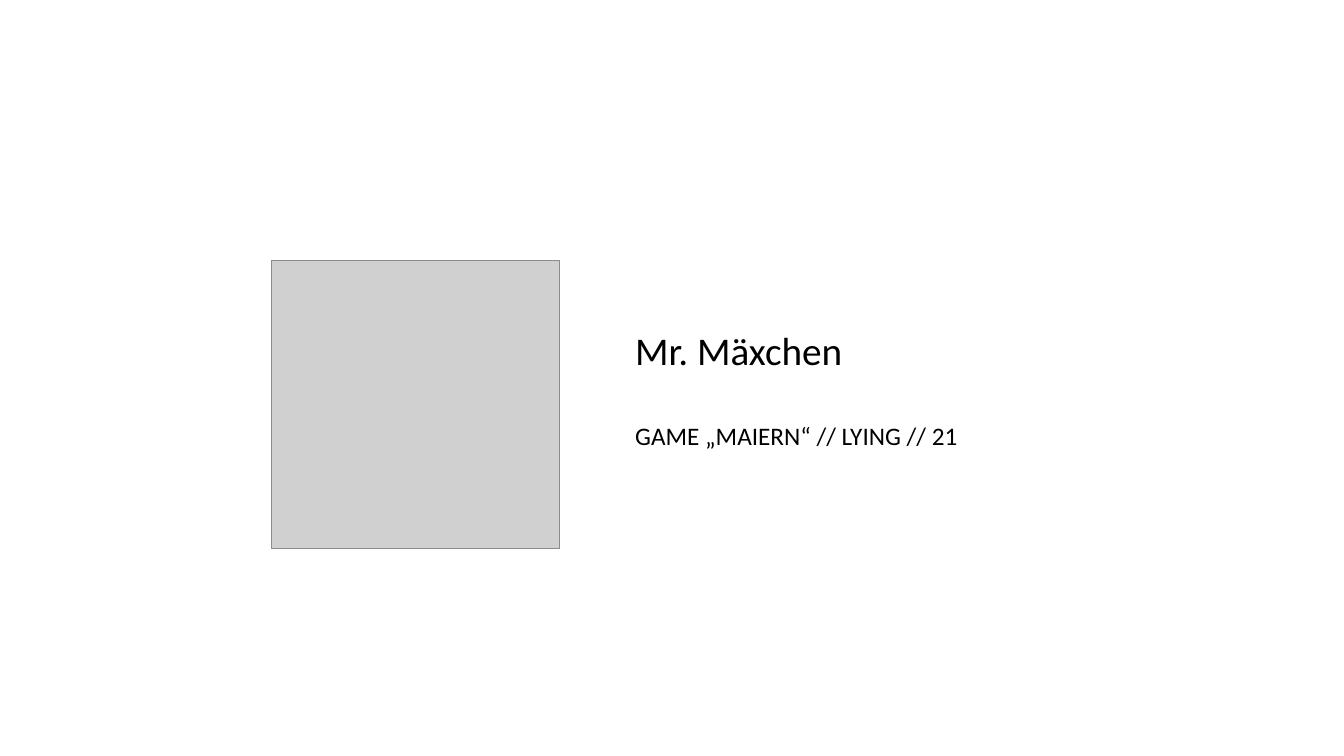
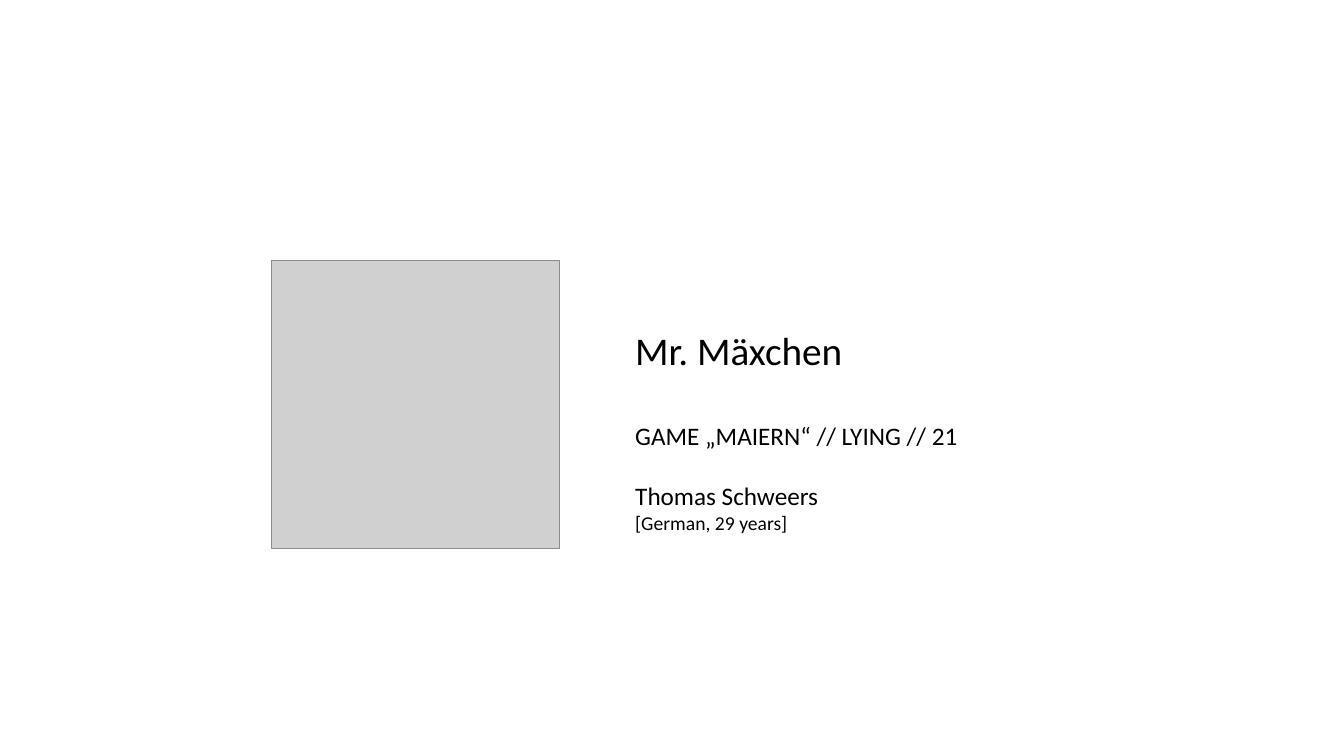
Before and after one commit to t4ms/06Project1-Maexchen, a slide deck: slide 1 of 01Presentation/Modul1-Project-Mr.Mäxchen.pptx. Drawn at 1344x756 pixels with LibreOffice and Linux fonts; fonts in the diff are those of the drawing; grey boxes stand for pictures. Boxes give left, top, right and bottom in pixels: in the first picture for what was removed or moved away, otherwise in the second. Text is boxed around its words. In the diff, an @@ line names an element or a change of style, - is before the commit and + after.

```diff
--- a/01Presentation/Modul1-Project-Mr.Mäxchen.pptx
+++ b/01Presentation/Modul1-Project-Mr.Mäxchen.pptx
@@ text at [635,487,818,533]: paragraphs added @@
+Thomas Schweers
+[German, 29 years]
```
Also in this commit, not shown: 3 other slides changed, 1 slide added, 1 other file.
